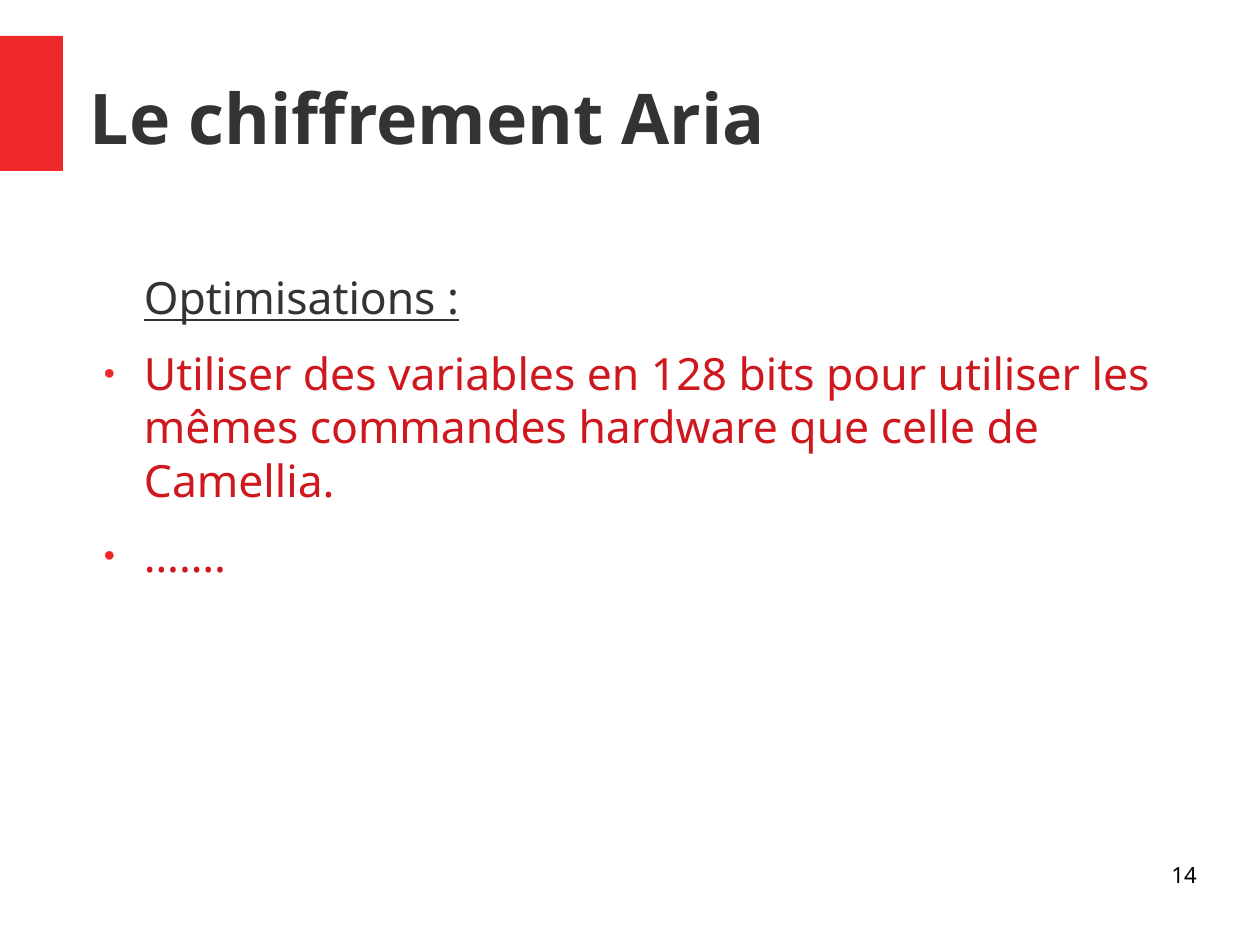
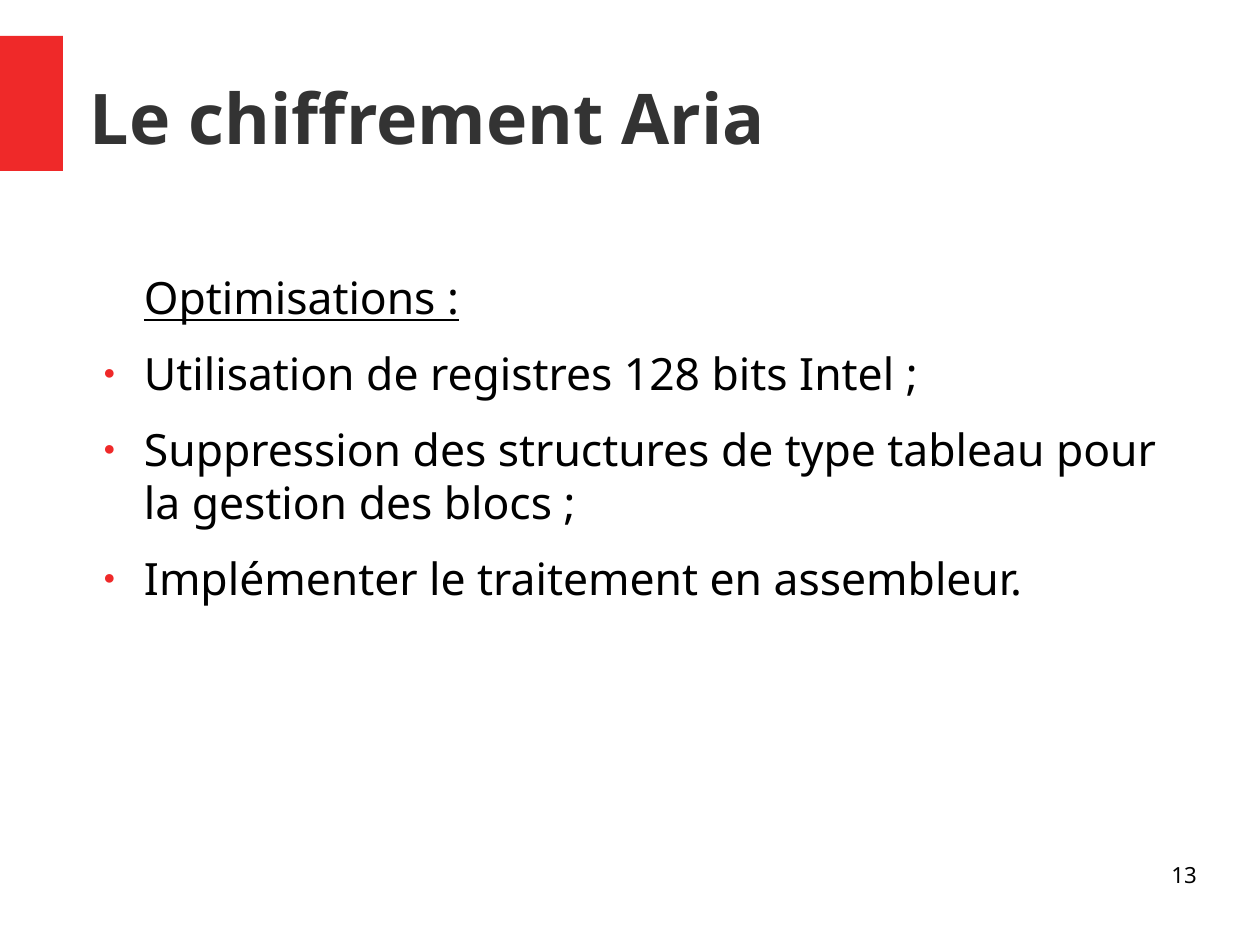
Before and after one commit to Allard-Chris/Aria, a slide deck: slide 13 of docs/[M2CSI]_ICP_Aria_Allard_Aulagnier.odp (slide 14 before the commit). Drawn at 1260x945 pixels with LibreOffice and Linux fonts; fonts in the diff are those of the drawing. Boxes give left, top, right and bottom in pixels: in the first picture for what was removed or moved away, otherwise in the second. Text is boxed around its words. In the diff, an @@ line names an element or a change of style, - is before the commit and + after.

```diff
--- a/docs/[M2CSI]_ICP_Aria_Allard_Aulagnier.odp
+++ b/docs/[M2CSI]_ICP_Aria_Allard_Aulagnier.odp
@@ text at <box>144,281,436,325</box>: text colour #333333 to #000000 in "Optimisations :" @@
@@ text at <box>144,356,1156,606</box>: text changed; text colour #CE181E to #000000 @@
-● Utiliser des variables en 128 bits pour utiliser les mêmes commandes hardware que celle de Camellia.
-● …….
+● Utilisation de registres 128 bits Intel ;
+● Suppression des structures de type tableau pour la gestion des blocs ;
+● Implémenter le traitement en assembleur.
@@ page number at <box>1171,867,1196,884</box>: text changed @@
-14
+13
```
Also in this commit, not shown: 11 other slides changed, 1 slide removed.
